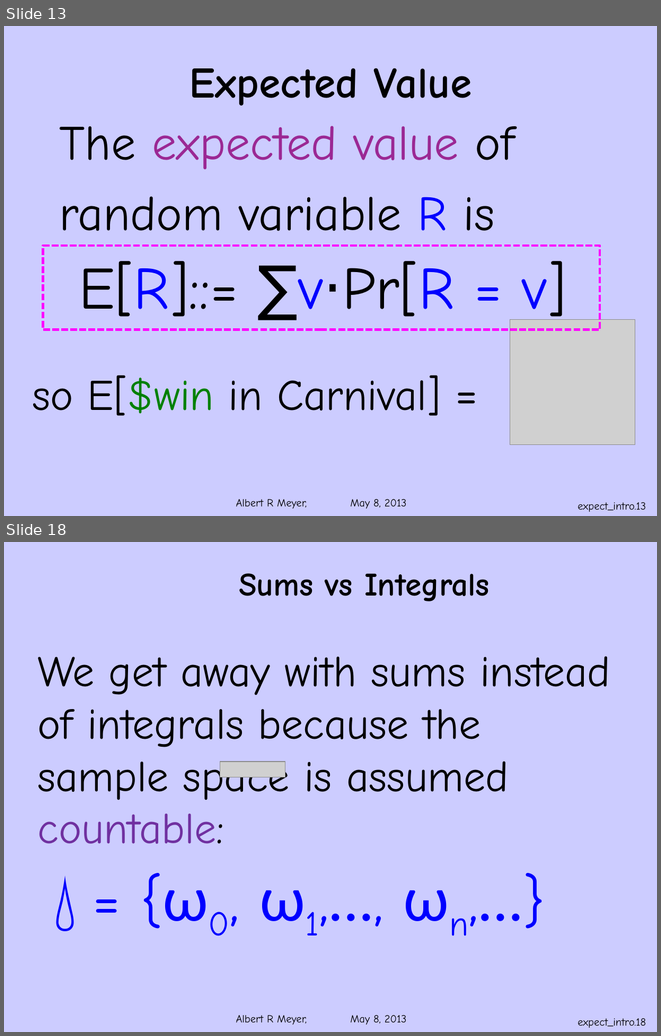
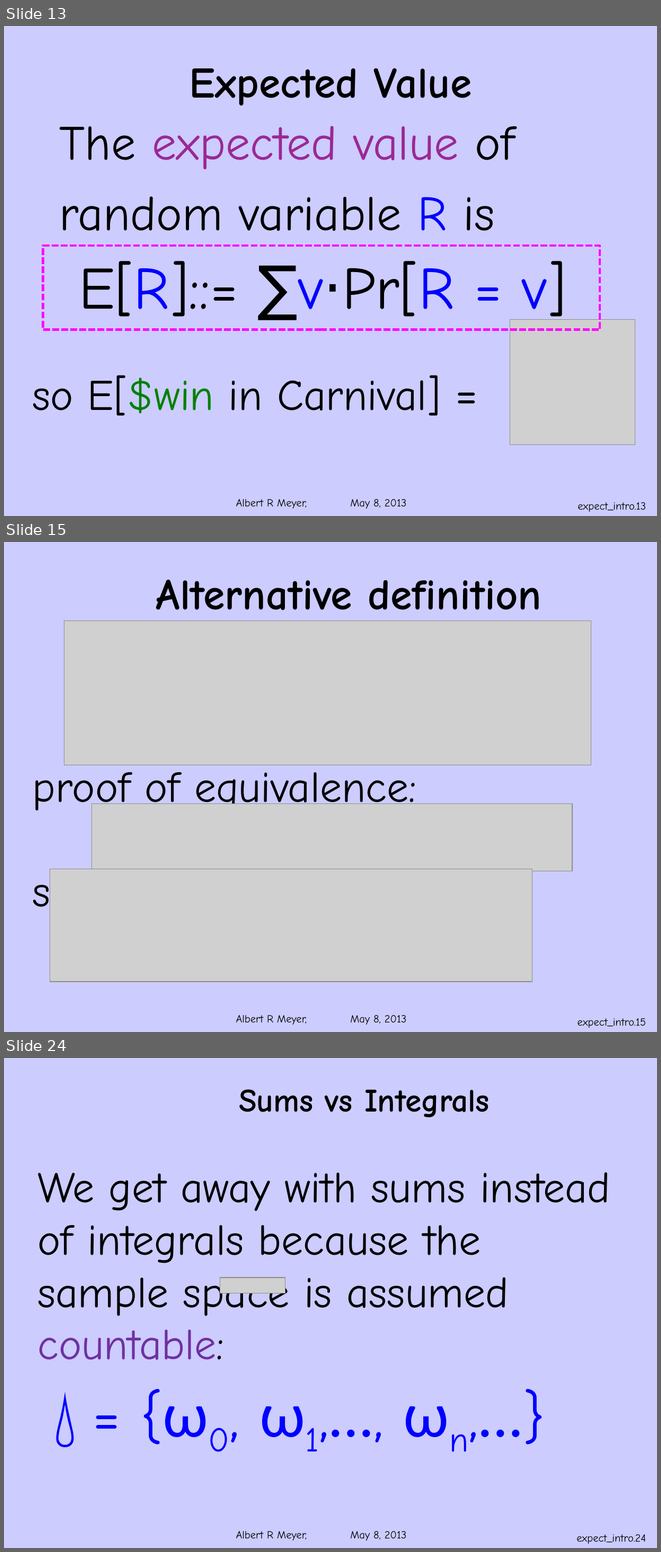
Before and after one commit to armeyer/mcs_web, a slide deck: spring13/slides13/ranvar-expect-intro.pptx. Shown one above the other, each under a label of ours: slides 13 and 18 before the commit, slides 13, 15 and 24 after it; the slides between them are not shown. The pictures are 661x1036 and 661x1552 pixels, drawn with LibreOffice and Linux fonts; fonts in the diff are those of the drawing; grey boxes stand for pictures; background and template pictures are left out. Boxes give left, top, right and bottom in pixels: in the first picture for what was removed or moved away, otherwise in the second. Text is boxed around its words. In the diff, an @@ line names an element or a change of style, - is before the commit and + after.

Commit message:
extend ranvar-expect-intro.pptx

```diff
--- a/spring13/slides13/ranvar-expect-intro.pptx
+++ b/spring13/slides13/ranvar-expect-intro.pptx
@@ slide 15 added at [4, 542, 657, 1032], background #CCCCFF; not listed: 1 template element that a slide beside it also shows @@
@@ title added at [156, 580, 541, 623], 48 pt, text #000000, bold @@
+Alternative definition
@@ picture added at [64, 621, 591, 765] @@
@@ text added at [33, 764, 416, 920], 48 pt, text #000000 @@
+proof of equivalence:
+so
@@ picture added at [91, 803, 572, 871] @@
@@ picture added at [50, 868, 532, 981] @@
@@ page number added at [577, 1018, 646, 1027], 12 pt, text #000000 @@
+expect_intro.15
@@ what was slide 18 is now slide 24 @@
@@ page number at [576, 1534, 646, 1543]: text changed @@
-expect_intro.18
+expect_intro.24
```
Also in this commit, not shown: 4 slides changed, 13 other slides added, 2 slides removed.
